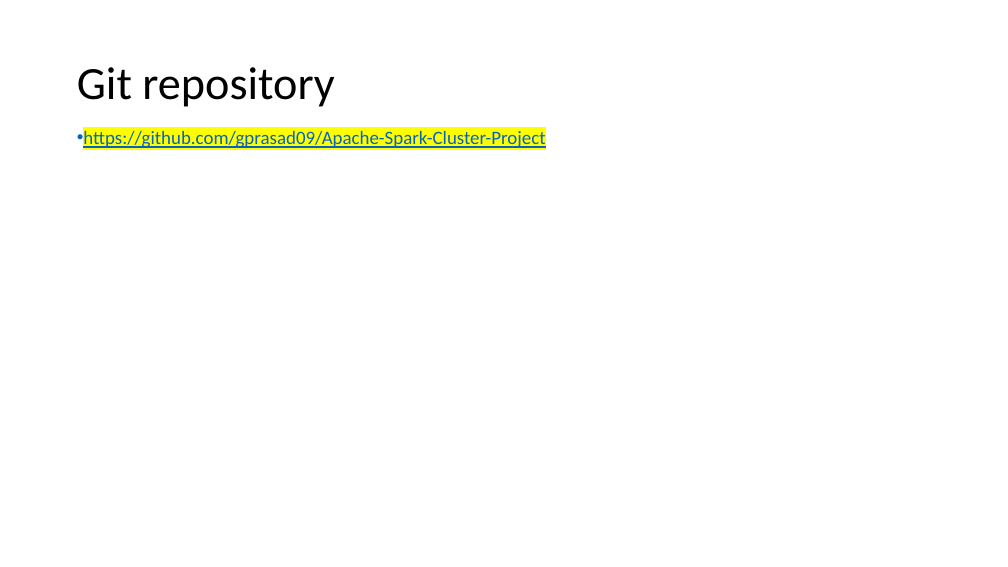
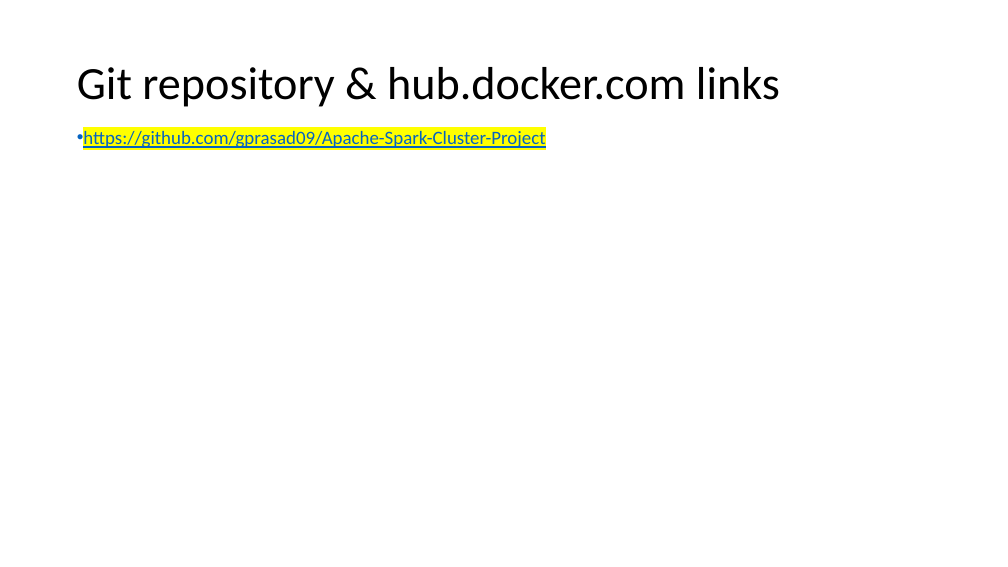
Before and after one commit to gprasad09/Apache-Spark-Cluster-Project, a slide deck: slide 18 of misc/ProjectReports-In progress/TermProject.pptx. Drawn at 1008x567 pixels with LibreOffice and Linux fonts; fonts in the diff are those of the drawing. Boxes give left, top, right and bottom in pixels: in the first picture for what was removed or moved away, otherwise in the second. Text is boxed around its words. In the diff, an @@ line names an element or a change of style, - is before the commit and + after.

```diff
--- a/misc/ProjectReports-In progress/TermProject.pptx
+++ b/misc/ProjectReports-In progress/TermProject.pptx
@@ title at (x1=77, y1=67, x2=780, y2=107): text changed @@
-Git repository
+Git repository & hub.docker.com links
```
Also in this commit, not shown: 2 other slides changed, 3 slides added, 2 slides removed, 1 other file.
